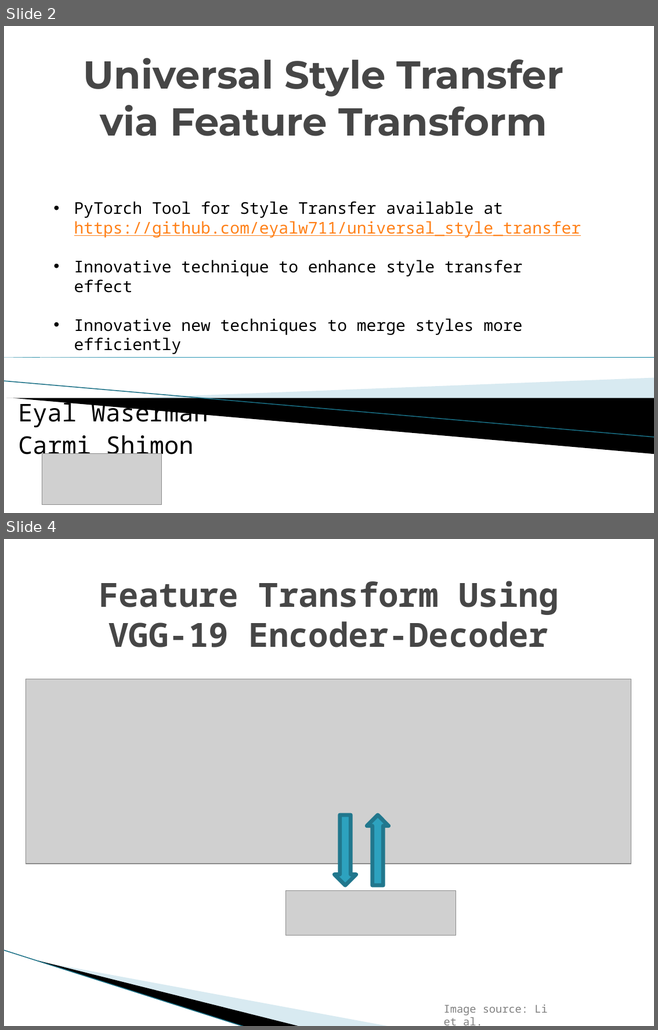
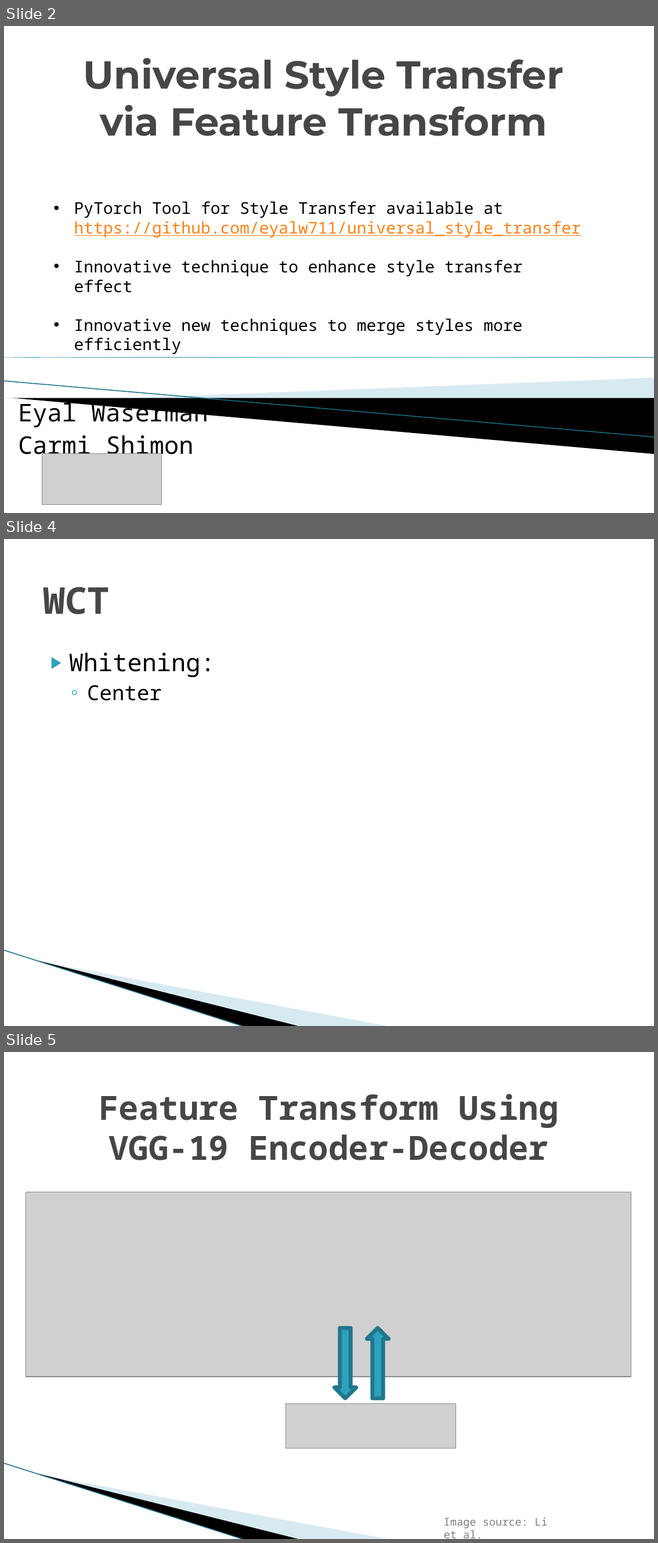
Before and after one commit to eyalw711/universal_style_transfer, a slide deck: ppt/Universal Style transfer via Feature Transform.pptx. Shown one above the other, each under a label of ours: slides 2 and 4 before the commit, slides 2, 4 and 5 after it; the slides between them are not shown. The pictures are 658x1030 and 658x1543 pixels, drawn with LibreOffice and Linux fonts; fonts in the diff are those of the drawing; grey boxes stand for pictures; background and template pictures are left out. Boxes give left, top, right and bottom in pixels: in the first picture for what was removed or moved away, otherwise in the second. Text is boxed around its words. In the diff, an @@ line names an element or a change of style, - is before the commit and + after.

```diff
--- a/ppt/Universal Style transfer via Feature Transform.pptx
+++ b/ppt/Universal Style transfer via Feature Transform.pptx
@@ slide 4 added at (4,539,654,1026), background #FFFFFF; not listed: 3 template elements that a slide beside it also shows @@
@@ title added at (43,587,110,614), 41 pt, text #464646, bold @@
+WCT
@@ text added at (69,653,215,701), 27 pt, text #000000 @@
+▶ Whitening:
+  ◦ Center
@@ what was slide 4 is now slide 5 @@
```
Also in this commit, not shown: 2 slides changed.
